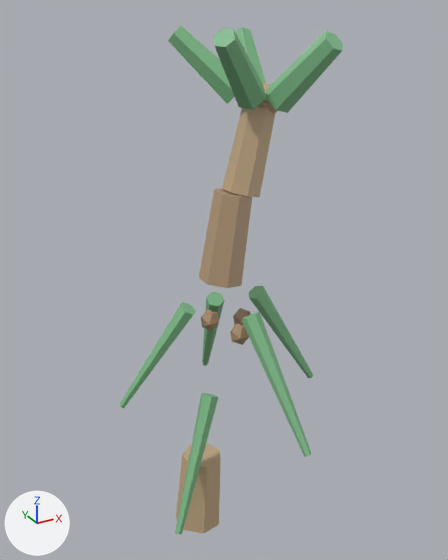
The glTF model public/studio/v2.15.0/d_palmtree/model.glb: old version first, new version second.
Camera for both pictures: a 50 mm lens placed at (-3.68, -7.65, 8.34), pointed at (0.67, 0.26, 4.39). The lights are fixed; the arrows at lower left show +X, +Y and +Z. The older version comes first. Where no turn or scale is listed for an object, it has been applied to the vertices.

The first picture shows 'part0', 'part1', 'part10', 'part11', 'part12', 'part13', 'part2', 'part3', 'part4', 'part5', 'part6', 'part7', 'part8', 'part9' and 3 more.
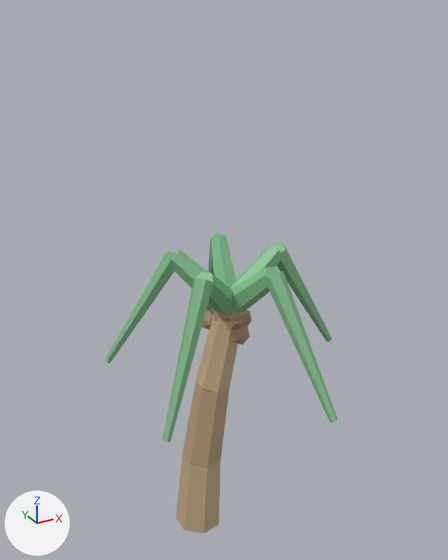
What differs and where, as boxes [x1, y1, x2, y2] in the pictures (448 x 560 px):
'part1', moved
    before: [199, 188, 252, 288]
    after: [182, 382, 229, 467]
'part2', moved
    before: [222, 107, 275, 197]
    after: [196, 313, 243, 393]
'part13', moved
    before: [241, 312, 311, 457]
    after: [268, 271, 338, 423]
'part11', moved
    before: [175, 393, 218, 535]
    after: [162, 278, 214, 442]
'part12', moved
    before: [266, 32, 343, 113]
    after: [231, 267, 279, 314]
'part10', moved
    before: [213, 28, 266, 110]
    after: [195, 271, 235, 315]
'part9', moved
    before: [119, 302, 196, 408]
    after: [105, 251, 175, 363]
'part5', moved
    before: [249, 286, 313, 378]
    after: [275, 244, 332, 342]
'part8', moved
    before: [168, 26, 235, 104]
    after: [172, 250, 214, 310]
'part6', moved
    before: [235, 27, 266, 83]
    after: [211, 237, 236, 288]
'part7', moved
    before: [202, 292, 224, 366]
    after: [206, 234, 225, 311]
'part4', moved (mostly hidden before)
    before: [297, 31, 327, 60]
    after: [230, 245, 284, 289]
'part3', moved
    before: [257, 83, 277, 113]
    after: [213, 310, 247, 322]

What changed in the scene script:
```text
Change me_geometry_1:
    remove me_geometry_1.from_pydata(...)  # 16 vertices, 28 faces; spans x 0.167..0.975, y -0.331..0.331, z 4.469..5.916
    add me_geometry_1.from_pydata(...)  # 16 vertices, 28 faces; spans x -0.202..0.606, y -0.331..0.331, z 1.295..2.742
    me_geometry_1 part 1: the whole mesh is moved by (-0.369, 0.0, -3.174)
Change me_geometry_2:
    remove me_geometry_2.from_pydata(...)  # 16 vertices, 28 faces; spans x 0.559..1.347, y -0.283..0.283, z 5.789..7.158
    add me_geometry_2.from_pydata(...)  # 16 vertices, 28 faces; spans x 0.066..0.853, y -0.283..0.283, z 2.632..4.0
    me_geometry_2 part 2: the whole mesh is moved by (-0.493, 0.0, -3.157)
Change me_geometry_3:
    remove me_geometry_3.from_pydata(...)  # 12 vertices, 20 faces; spans x 0.895..1.422, y -0.264..0.264, z 6.902..7.378
    add me_geometry_3.from_pydata(...)  # 12 vertices, 20 faces; spans x 0.356..0.884, y -0.264..0.264, z 3.752..4.228
    me_geometry_3 part 3: the whole mesh is moved by (-0.538, 0.0, -3.15)
Change me_geometry_4:
    remove me_geometry_4.from_pydata(...)  # 14 vertices, 24 faces; spans x 1.262..2.372, y -0.191..0.191, z 6.983..8.037
    add me_geometry_4.from_pydata(...)  # 14 vertices, 24 faces; spans x 0.472..1.582, y -0.191..0.191, z 3.887..4.941
    me_geometry_4 part 4: the whole mesh is moved by (-0.79, 0.0, -3.096)
Change me_geometry_5:
    remove me_geometry_5.from_pydata(...)  # 14 vertices, 24 faces; spans x 0.98..2.35, y -0.13..0.13, z 2.22..4.26
    add me_geometry_5.from_pydata(...)  # 14 vertices, 24 faces; spans x 1.35..2.72, y -0.13..0.13, z 2.87..4.91
    me_geometry_5 part 5: the whole mesh is moved by (0.37, 0.0, 0.65)
Change me_geometry_6:
    remove me_geometry_6.from_pydata(...)  # 14 vertices, 24 faces; spans x 0.983..1.607, y 0.162..1.224, z 7.019..8.067
    add me_geometry_6.from_pydata(...)  # 14 vertices, 24 faces; spans x 0.407..1.031, y -0.145..0.917, z 3.891..4.939
    me_geometry_6 part 6: the whole mesh is moved by (-0.576, -0.306, -3.128)
Change me_geometry_7:
    remove me_geometry_7.from_pydata(...)  # 14 vertices, 24 faces; spans x 0.5..1.05, y 0.36..1.67, z 2.0..4.04
    add me_geometry_7.from_pydata(...)  # 14 vertices, 24 faces; spans x 0.75..1.31, y 0.69..2.0, z 2.87..4.91
    me_geometry_7 part 7: the whole mesh is moved by (0.25, 0.33, 0.86)
Change me_geometry_8:
    remove me_geometry_8.from_pydata(...)  # 14 vertices, 24 faces; spans x 0.025..1.012, y 0.006..0.825, z 7.083..8.114
    add me_geometry_8.from_pydata(...)  # 14 vertices, 24 faces; spans x -0.194..0.793, y -0.186..0.633, z 3.901..4.932
    me_geometry_8 part 8: the whole mesh is moved by (-0.22, -0.192, -3.182)
Change me_geometry_9:
    remove me_geometry_9.from_pydata(...)  # 14 vertices, 24 faces; spans x -0.96..0.18, y 0.18..1.07, z 2.05..4.08
    add me_geometry_9.from_pydata(...)  # 14 vertices, 24 faces; spans x -1.09..0.05, y 0.37..1.26, z 2.87..4.9
    me_geometry_9 part 9: the whole mesh is moved by (-0.13, 0.19, 0.82)
Change me_geometry_10:
    remove me_geometry_10.from_pydata(...)  # 14 vertices, 24 faces; spans x 0.025..1.012, y -0.825..-0.006, z 7.083..8.114
    add me_geometry_10.from_pydata(...)  # 14 vertices, 24 faces; spans x -0.194..0.793, y -0.633..0.186, z 3.901..4.932
    me_geometry_10 part 10: the whole mesh is moved by (-0.22, 0.192, -3.182)
Change me_geometry_11:
    remove me_geometry_11.from_pydata(...)  # 14 vertices, 24 faces; spans x -0.73..0.42, y -0.7..0.18, z 0.51..2.54
    add me_geometry_11.from_pydata(...)  # 14 vertices, 24 faces; spans x -1.09..0.05, y -1.26..-0.37, z 2.87..4.9
    me_geometry_11 part 11: the whole mesh is moved by (-0.36, -0.55, 2.36)
Change me_geometry_12:
    remove me_geometry_12.from_pydata(...)  # 14 vertices, 24 faces; spans x 0.983..1.607, y -1.224..-0.162, z 7.019..8.067
    add me_geometry_12.from_pydata(...)  # 14 vertices, 24 faces; spans x 0.407..1.031, y -0.917..0.145, z 3.891..4.939
    me_geometry_12 part 12: the whole mesh is moved by (-0.576, 0.306, -3.128)
Change me_geometry_13:
    remove me_geometry_13.from_pydata(...)  # 14 vertices, 24 faces; spans x 0.54..1.1, y -1.73..-0.42, z 2.15..4.19
    add me_geometry_13.from_pydata(...)  # 14 vertices, 24 faces; spans x 0.75..1.31, y -2.0..-0.69, z 2.87..4.91
    me_geometry_13 part 13: the whole mesh is moved by (0.21, -0.27, 0.72)
```
